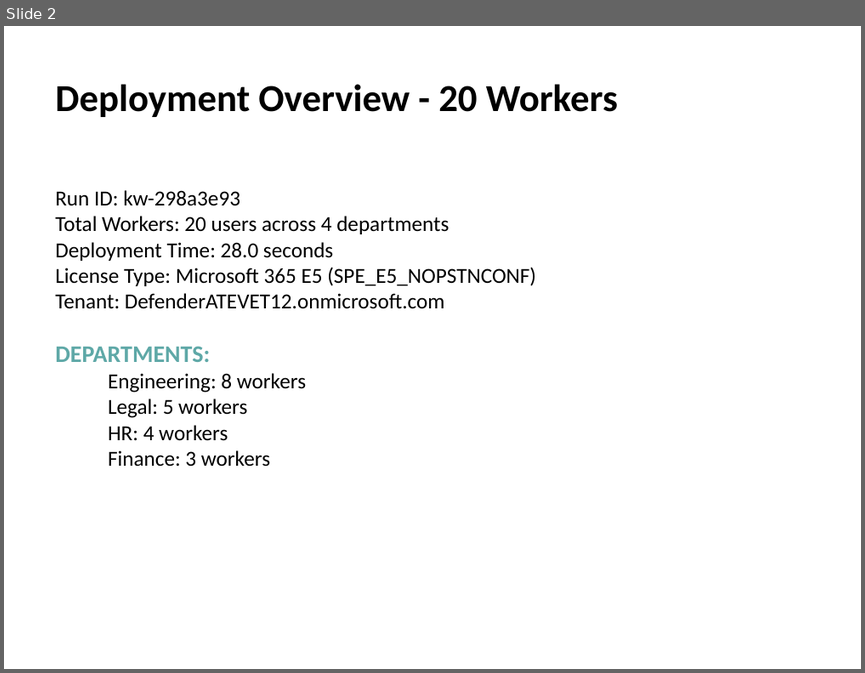
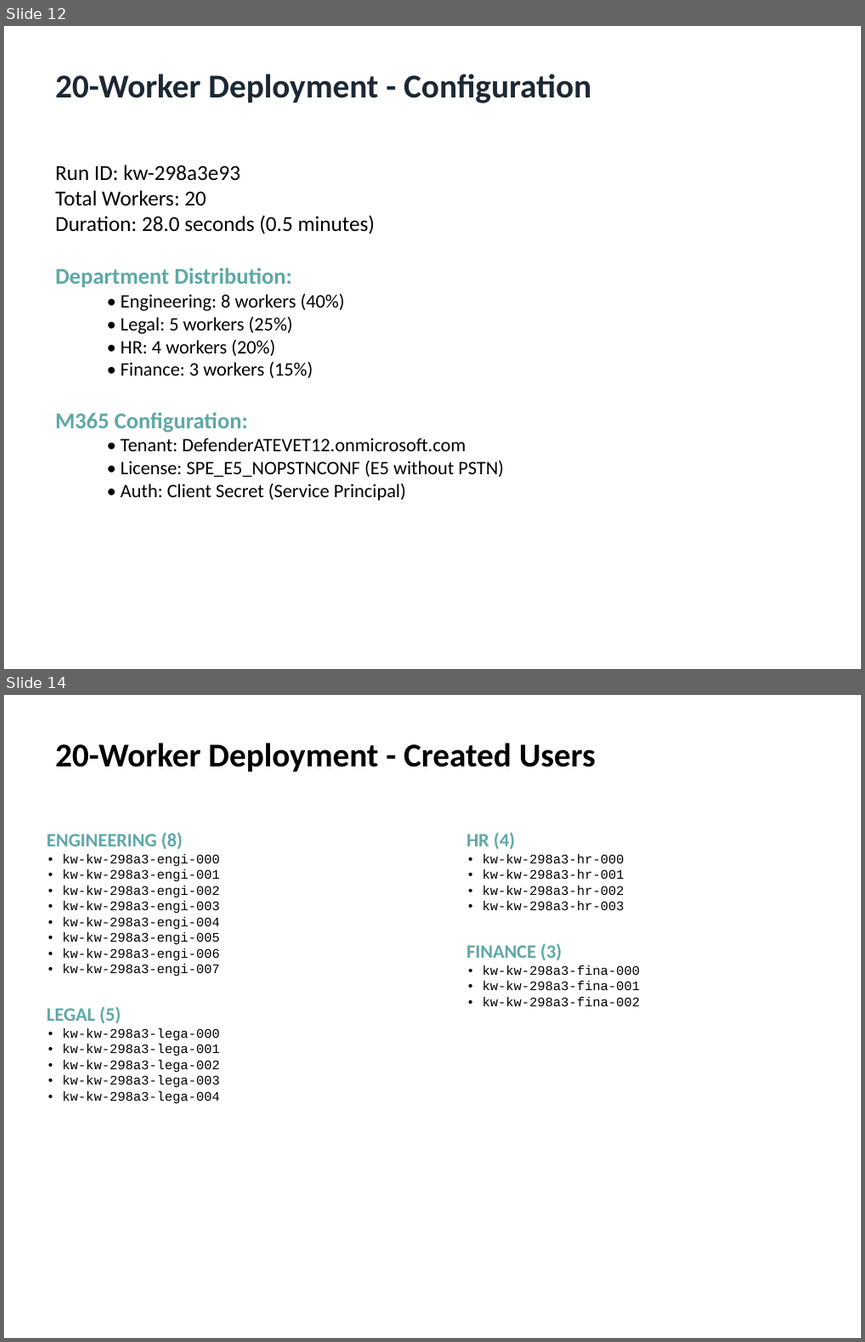
Before and after one commit to rysweet/AzureHayMaker, a slide deck: KnowledgeWorker-E2E-Evidence.pptx. Shown one above the other, each under a label of ours: slide 2 before the commit, slides 12 and 14 after it; the slides between them are not shown. The pictures are 865x673 and 865x1342 pixels, drawn with LibreOffice and Linux fonts; fonts in the diff are those of the drawing. Boxes give left, top, right and bottom in pixels: in the first picture for what was removed or moved away, otherwise in the second. Text is boxed around its words. In the diff, an @@ line names an element or a change of style, - is before the commit and + after.

```diff
--- a/KnowledgeWorker-E2E-Evidence.pptx
+++ b/KnowledgeWorker-E2E-Evidence.pptx
@@ slide 14 added at box(4, 695, 861, 1338), background #FFFFFF @@
@@ text added at box(55, 743, 596, 771), 28 pt, text #000000, bold @@
+20-Worker Deployment - Created Users
@@ text added at box(46, 832, 220, 1103), 11 pt, text #000000 @@
+ENGINEERING (8)
+• kw-kw-298a3-engi-000
+• kw-kw-298a3-engi-001
+• kw-kw-298a3-engi-002
+• kw-kw-298a3-engi-003
+• kw-kw-298a3-engi-004
+• kw-kw-298a3-engi-005
+• kw-kw-298a3-engi-006
+• kw-kw-298a3-engi-007
+LEGAL (5)
+• kw-kw-298a3-lega-000
+• kw-kw-298a3-lega-001
+• kw-kw-298a3-lega-002
+• kw-kw-298a3-lega-003
+• kw-kw-298a3-lega-004
@@ text added at box(466, 832, 640, 1006), 11 pt, text #000000 @@
+HR (4)
+• kw-kw-298a3-hr-000
+• kw-kw-298a3-hr-001
+• kw-kw-298a3-hr-002
+• kw-kw-298a3-hr-003
+FINANCE (3)
+• kw-kw-298a3-fina-000
+• kw-kw-298a3-fina-001
+• kw-kw-298a3-fina-002
@@ what was slide 2 is now slide 12 @@
@@ slide 12 changed as well @@
@@ text at box(55, 74, 591, 103): text changed; size 32 to 28 pt; text colour #000000 to #1C2833 @@
-Deployment Overview - 20 Workers
+20-Worker Deployment - Configuration
@@ text "Run ID: kw-298a3e93": place and size @@
-text "Run ID: kw-298a3e93" at box(55, 190, 536, 465)
+text "Run ID: kw-298a3e93" at box(55, 165, 504, 500)
@@ text at box(55, 190, 504, 500): text changed; size 18 to 16 pt @@
-Total Workers: 20 users across 4 departments
-Deployment Time: 28.0 seconds
-License Type: Microsoft 365 E5 (SPE_E5_NOPSTNCONF)
-Tenant: DefenderATEVET12.onmicrosoft.com
-DEPARTMENTS:
-  Engineering: 8 workers
-  Legal: 5 workers
-  HR: 4 workers
-  Finance: 3 workers
+Total Workers: 20
+Duration: 28.0 seconds (0.5 minutes)
+Department Distribution:
+  • Engineering: 8 workers (40%)
+  • Legal: 5 workers (25%)
+  • HR: 4 workers (20%)
+  • Finance: 3 workers (15%)
+M365 Configuration:
+  • Tenant: DefenderATEVET12.onmicrosoft.com
+  • License: SPE_E5_NOPSTNCONF (E5 without PSTN)
+  • Auth: Client Secret (Service Principal)
```
Also in this commit, not shown: 3 other slides changed, 11 other slides added, 4 slides removed.
